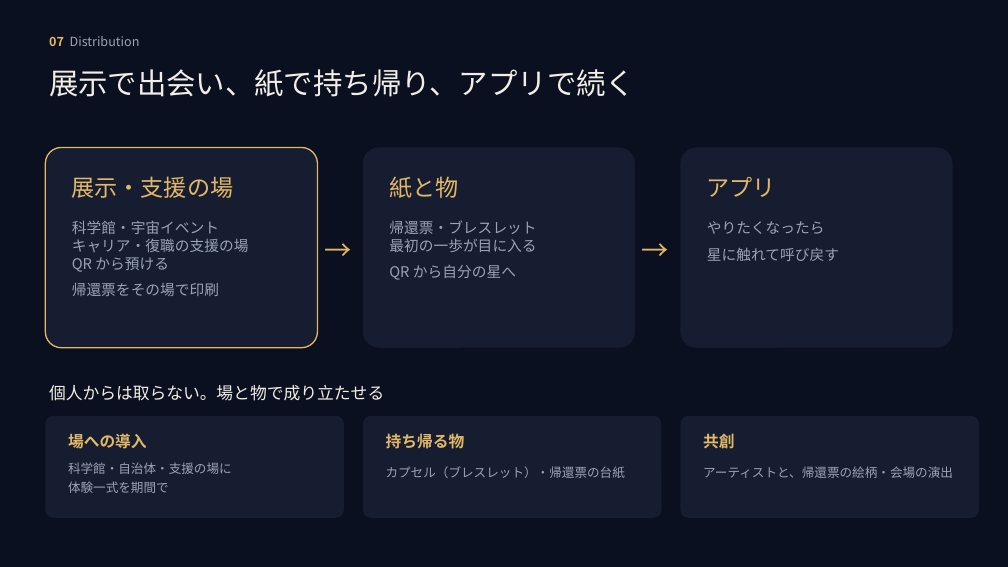
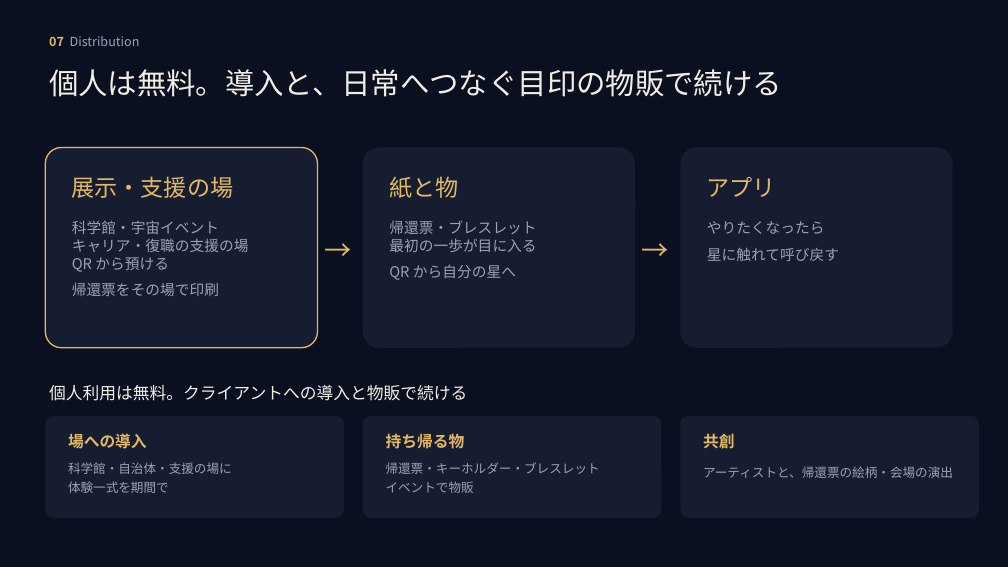
Before and after one commit to mai-san447/hello-earth-25143, a slide deck: slide 8 of deliverables/2026-10-11-gga-selection/MORUNE25143_GGAセレクション_2026-10-12.pptx. Drawn at 1008x567 pixels with LibreOffice and Linux fonts; fonts in the diff are those of the drawing. Boxes give left, top, right and bottom in pixels: in the first picture for what was removed or moved away, otherwise in the second. Text is boxed around its words. In the diff, an @@ line names an element or a change of style, - is before the commit and + after.

```diff
--- a/deliverables/2026-10-11-gga-selection/MORUNE25143_GGAセレクション_2026-10-12.pptx
+++ b/deliverables/2026-10-11-gga-selection/MORUNE25143_GGAセレクション_2026-10-12.pptx
@@ text at <box>49,69,782,97</box>: text changed @@
-展示で出会い、紙で持ち帰り、アプリで続く
+個人は無料。導入と、日常へつなぐ目印の物販で続ける
@@ text at <box>49,385,467,401</box>: text changed @@
-個人からは取らない。場と物で成り立たせる
+個人利用は無料。クライアントへの導入と物販で続ける
@@ text at <box>386,462,600,493</box>: text changed @@
-カプセル（ブレスレット）・帰還票の台紙
+帰還票・キーホルダー・ブレスレット
+イベントで物販
```
Also in this commit, not shown: 4 other slides changed, 1 slide added, 1 slide removed, 2 other files.
